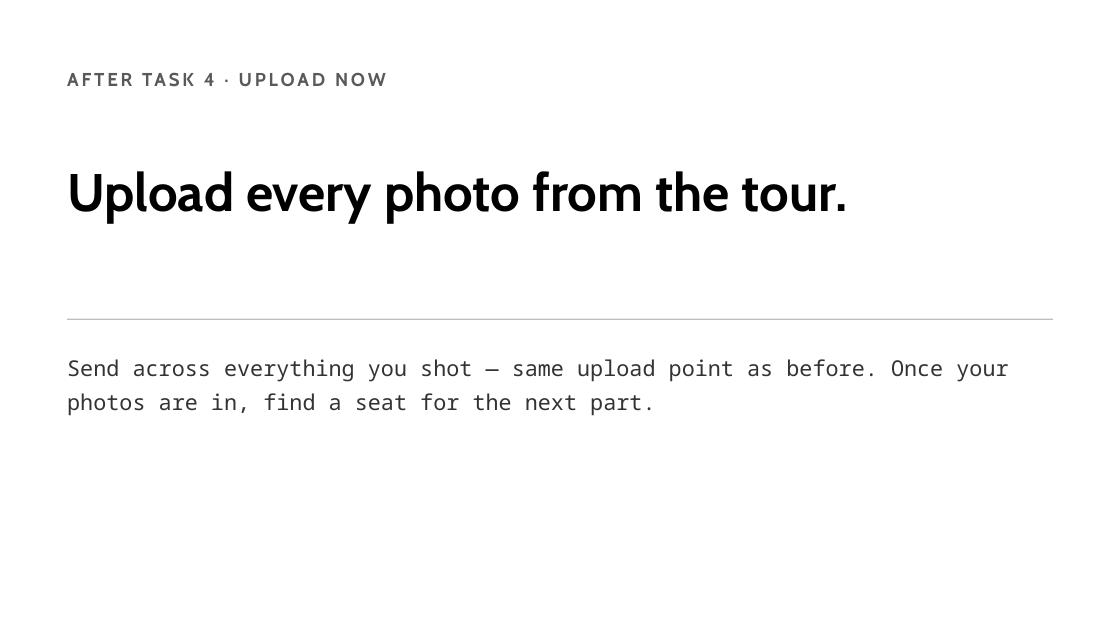
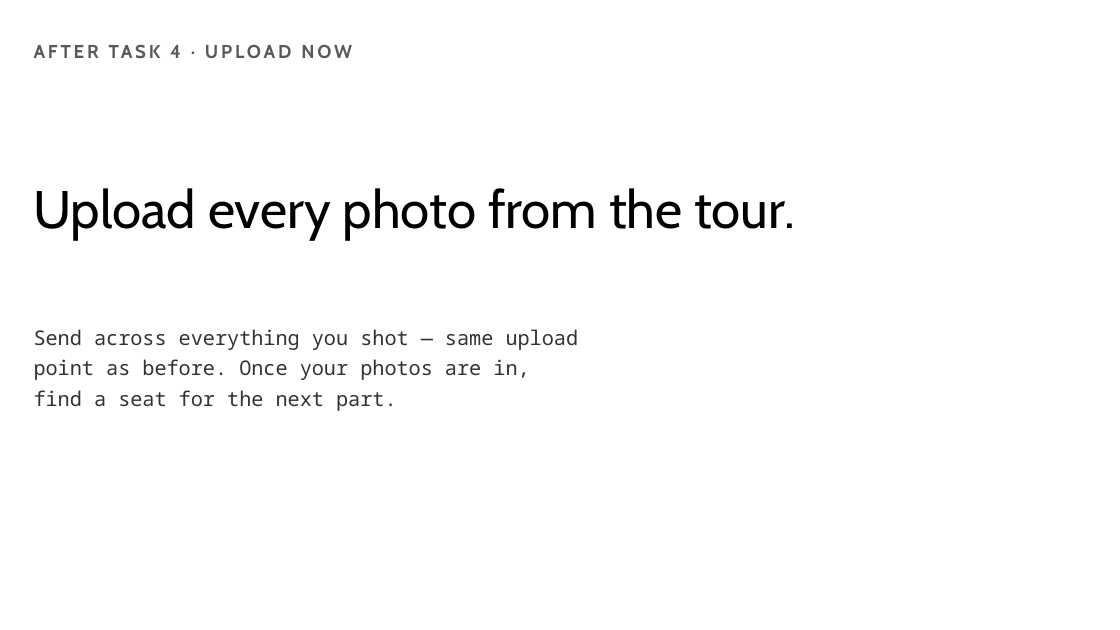
Before and after one commit to PkWr/GD-Remix-Process, a slide deck: slide 18 of Building-With-AI-Photo-Remix-Effects.pptx (slide 9 before the commit). Drawn at 1120x630 pixels with LibreOffice and Linux fonts; fonts in the diff are those of the drawing. Boxes give left, top, right and bottom in pixels: in the first picture for what was removed or moved away, otherwise in the second. Text is boxed around its words. In the diff, an @@ line names an element or a change of style, - is before the commit and + after.

```diff
--- a/Building-With-AI-Photo-Remix-Effects.pptx
+++ b/Building-With-AI-Photo-Remix-Effects.pptx
@@ text "AFTER TASK 4 · UPLOAD ..." rewrapped from (67, 73, 234, 223) to (34, 45, 197, 239) @@
@@ text "Upload every photo from the ...": place and size @@
-text "Upload every photo from the ..." at (246, 171, 848, 223)
+text "Upload every photo from the ..." at (208, 188, 795, 239)
@@ text "Upload every photo from the ..." at (208, 188, 795, 239): bold off; more space between paragraphs @@
@@ text at (34, 329, 579, 411): text changed; size 14 to 13 pt @@
-Send across everything you shot — same upload point as before. Once your photos are in, find a seat for the next part.
+Send across everything you shot — same upload
+point as before. Once your photos are in,
+find a seat for the next part.
@@ line removed from (67, 319) to (1053, 319) @@
```
Also in this commit, not shown: 19 other slides changed, 1 slide added, 8 other files.
